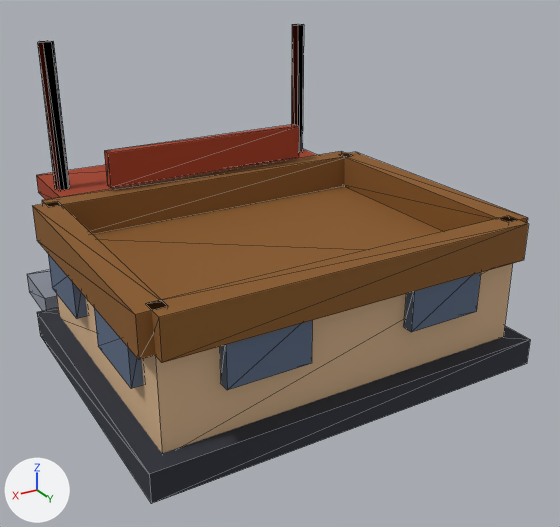
The glTF model models/kiosk-high.glb, before and after one commit.
Rendered twice from a 50 mm camera at (15.7, 26.6, 17.5) aimed at (-0.7, -0.8, 3.8). Arrows for +X, +Y and +Z are at lower left; the lights stay in place. The first picture is the older version. Mesh edges are drawn as thin lines. Vertices at exactly the same position are counted once.

Before the edit, the objects in view are built like this:
```python
me_mesh_0 = bpy.data.meshes.new('Mesh_0')
me_mesh_0.from_pydata(...)  # 170 vertices, 252 faces; spans x -8.8..8.8, y -11.9..6.8, z 0.0..13.0
me_mesh_0.materials.append(mat_matte)
ob_mesh_0 = bpy.data.objects.new('Mesh_0', me_mesh_0)
ob_mesh_0.location = (0.0, 0.0, 0.0)
```
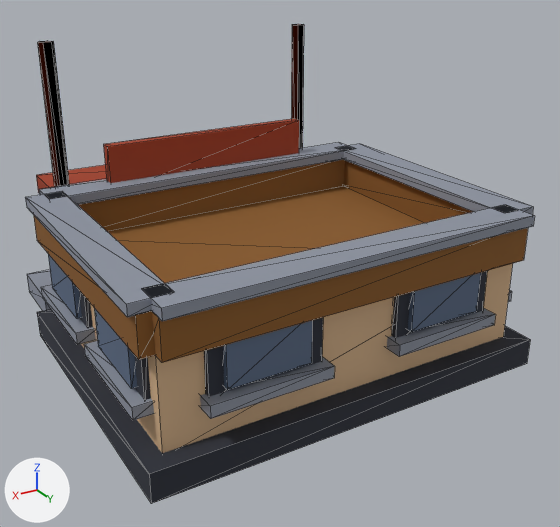
Edits to the bpy script that builds the scene:
```text
Change me_mesh_0:
    used by ob_mesh_0; location = (0.0, 0.0, 0.0)
    remove me_mesh_0.from_pydata(...)  # 170 vertices, 252 faces; spans x -8.8..8.8, y -11.9..6.8, z 0.0..13.0
    add me_mesh_0.from_pydata(...)  # 362 vertices, 540 faces; spans x -8.8..8.8, y -11.9..6.8, z 0.0..13.0
    me_mesh_0 part 1: a new loose piece, a box spanning x -8.0..8.0, y 5.2..6.8, z 6.57..7.03, in mat_matte
    me_mesh_0 part 2: a new loose piece, a box spanning x -8.0..8.0, y -6.8..-5.2, z 6.57..7.03, in mat_matte
    me_mesh_0 part 3: a new loose piece, a box spanning x -8.8..-7.2, y -6.0..6.0, z 6.57..7.03, in mat_matte
    me_mesh_0 part 4: a new loose piece, a box spanning x 7.2..8.8, y -6.0..6.0, z 6.57..7.03, in mat_matte
    me_mesh_0 part 5: a new loose piece, a box spanning x -6.3..-1.7, y 5.93..6.23, z 2.6..5.8, in mat_matte
    me_mesh_0 part 6: a new loose piece, a box spanning x -6.5..-1.5, y 5.85..6.75, z 2.5..3.0, in mat_matte
    me_mesh_0 part 7: a new loose piece, a box spanning x 1.7..6.3, y 5.93..6.23, z 2.6..5.8, in mat_matte
    me_mesh_0 part 8: a new loose piece, a box spanning x 1.5..6.5, y 5.85..6.75, z 2.5..3.0, in mat_matte
    me_mesh_0 part 9: a new loose piece, a box spanning x 7.93..8.23, y 0.7..5.3, z 2.6..5.8, in mat_matte
    me_mesh_0 part 10: a new loose piece, a box spanning x 7.85..8.75, y 0.5..5.5, z 2.5..3.0, in mat_matte
    me_mesh_0 part 11: a new loose piece, a box spanning x 7.93..8.23, y -5.3..-0.7, z 2.6..5.8, in mat_matte
    me_mesh_0 part 12: a new loose piece, a box spanning x 7.85..8.75, y -5.5..-0.5, z 2.5..3.0, in mat_matte
    me_mesh_0 part 13: a new loose piece, a box spanning x -5.0..5.0, y -6.55..-6.05, z 6.5..8.7, in mat_matte
    other edits to the shape of me_mesh_0 do not show in these pictures
```

Where the change shows, as pixel boxes (x1, y1, x2, y2) in the pictures (560 x 527 px):
'Mesh_0', reshaped: before (27, 24, 530, 504); after (25, 24, 535, 504)
part 1 of me_mesh_0, added: after (142, 205, 535, 321)
part 2 of me_mesh_0, added: after (39, 142, 350, 205)
part 3 of me_mesh_0, added: after (337, 144, 533, 214)
part 4 of me_mesh_0, added: after (25, 191, 173, 317)
part 5 of me_mesh_0, added: after (392, 271, 487, 338)
part 6 of me_mesh_0, added: after (387, 308, 496, 356)
part 7 of me_mesh_0, added: after (204, 317, 323, 397)
part 8 of me_mesh_0, added: after (200, 357, 335, 419)
part 9 of me_mesh_0, added: after (135, 356, 151, 400)
part 10 of me_mesh_0, added: after (84, 341, 154, 420)
part 11 of me_mesh_0, added: after (79, 290, 93, 328)
part 12 of me_mesh_0, added: after (41, 285, 96, 344)
part 13 of me_mesh_0, added (red): after (103, 119, 299, 183)
